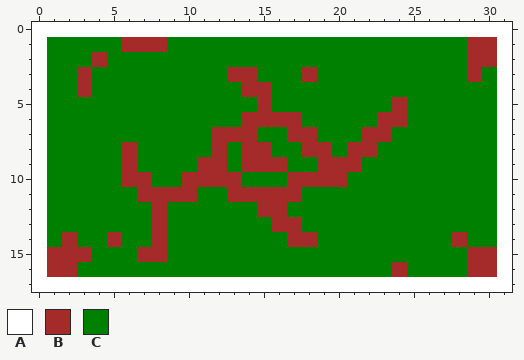
Pixel-art sprite: GlobalGameJam2014/GlobalGameJam2014Content/Levels/level16g.png. The picture above was drawn from the file before the commit.
The file is 32x18 pixels.
Palette (. is transparent): A #ffffff  B #a52a2a  C #008000
Pixels before, first column x 0:
 0 AAAAAAAAAAAAAAAAAAAAAAAAAAAAAAAA
 1 ACCCCCBBBCCCCCCCCCCCCCCCCCCCCBBA
 2 ACCCBCCCCCCCCCCCCCCCCCCCCCCCCBBA
 3 ACCBCCCCCCCCCBBCCCBCCCCCCCCCCBCA
 4 ACCBCCCCCCCCCCBBCCCCCCCCCCCCCCCA
 5 ACCCCCCCCCCCCCCBCCCCCCCCBCCCCCCA
 6 ACCCCCCCCCCCCCBBBBCCCCCBBCCCCCCA
 7 ACCCCCCCCCCCBBBCCBBCCCBBCCCCCCCA
 8 ACCCCCBCCCCCBCBBCCBBCBBCCCCCCCCA
 9 ACCCCCBCCCCBBCBBBCCBBBCCCCCCCCCA
10 ACCCCCBBCCBBBBCCCBBBBCCCCCCCCCCA
11 ACCCCCCBBBBCCBBBBBCCCCCCCCCCCCCA
12 ACCCCCCCBCCCCCCBBCCCCCCCCCCCCCCA
13 ACCCCCCCBCCCCCCCBBCCCCCCCCCCCCCA
14 ACBCCBCCBCCCCCCCCBBCCCCCCCCCBCCA
15 ABBBCCCBBCCCCCCCCCCCCCCCCCCCCBBA
16 ABBCCCCCCCCCCCCCCCCCCCCCBCCCCBBA
17 AAAAAAAAAAAAAAAAAAAAAAAAAAAAAAAA
And afterwards:
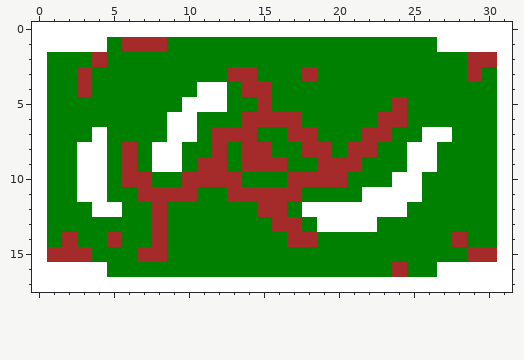
From old to new:
y 1: x 1..4 CCCC -> AAAA; x 27..30 CCBB -> AAAA
y 4: x 11..12 CC -> AA
y 5: x 10..12 CCC -> AAA
y 6: x 9..10 CC -> AA
y 7: x 4 C -> A; x 9..10 CC -> AA; x 26..27 CC -> AA
y 8..9: x 3..4 CC -> AA; x 8..9 CC -> AA; x 25..26 CC -> AA
y 10: x 3..4 CC -> AA; x 24..25 CC -> AA
y 11: x 3..4 CC -> AA; x 22..25 CCCC -> AAAA
y 12: x 4..5 CC -> AA; x 18..24 CCCCCCC -> AAAAAAA
y 13: x 19..22 CCCC -> AAAA
y 16: x 1..4 BBCC -> AAAA; x 27..30 CCBB -> AAAA
Where, in picture pixels (left, top, right, bottom), the same in both pictures:
changed: (47, 37, 107, 52)
changed: (437, 37, 497, 52)
changed: (47, 82, 227, 277)
changed: (302, 127, 497, 277)
